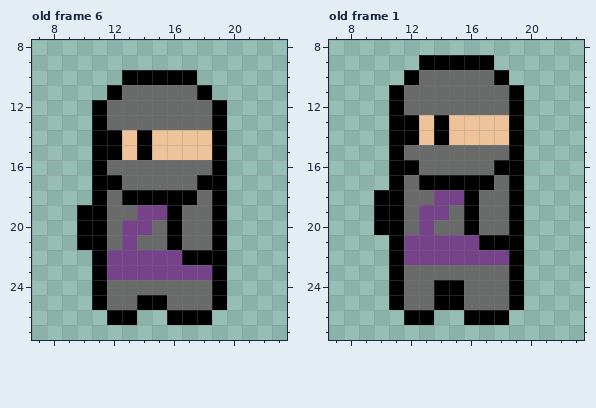
Pixel-art file: sprites/player/player.ase. The picture above is the old version.
32x32 pixels, 9 frames. Shown: old frame 6: x 7..23, y 8..27; old frame 1: x 7..23, y 8..27. The commit also changed other frames, which this record leaves out.
After:
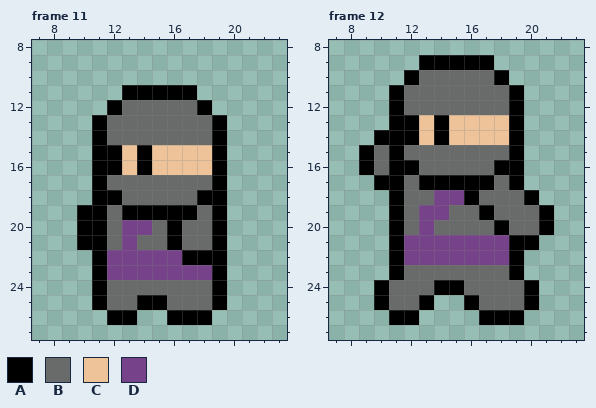
Palette (. is transparent): A #000000  B #696a6a  C #eec39a  D #76428a
A new or re-ordered frame is compared with the old frame closest to it.
Edits made:
frames 9 -> 13
Frame 11 is new; against old frame 6, layer "Banda":
y 10: x 13..17 AAAAA -> .....
y 11: x 12..18 ABBBBBA -> .AAAAA.
y 12: x 11..12 AB -> .A; x 18..19 BA -> A.
y 14: x 12..18 ACACCCC -> BBBBBBB
y 16: x 12..18 BBBBBBB -> ACACCCC
y 17: x 12 A -> B; x 18 A -> B
y 18: x 12..18 BAAAAAB -> ABBBBBA
y 19: x 13..15 BDD -> AAA; x 17 B -> A
Frame 12 is new; against old frame 1, layer "Banda":
y 14: x 10 . -> A
y 15..16: x 9..10 .. -> AB
y 17: x 10 . -> A
y 18: x 10 A -> .; x 19..20 A. -> BA
y 19: x 10 A -> .; x 16..17 AB -> BA; x 19..21 A.. -> BBA
y 20: x 10 A -> .; x 16 A -> B; x 18..21 BA.. -> ABBA
y 21: x 17..18 AA -> DD; x 20 . -> A
y 24: x 10..11 .A -> AB; x 19..20 A. -> BA
y 25: x 10..11 .A -> AB; x 13..16 BAAB -> A..A; x 19..20 A. -> BA
y 26: x 11 . -> A; x 13 A -> .; x 16 A -> .; x 19 . -> A
Pixel boxes of the changes (left, top, right, bottom) in both pictures:
changed: (92, 70, 227, 220)
changed: (359, 130, 554, 325)
